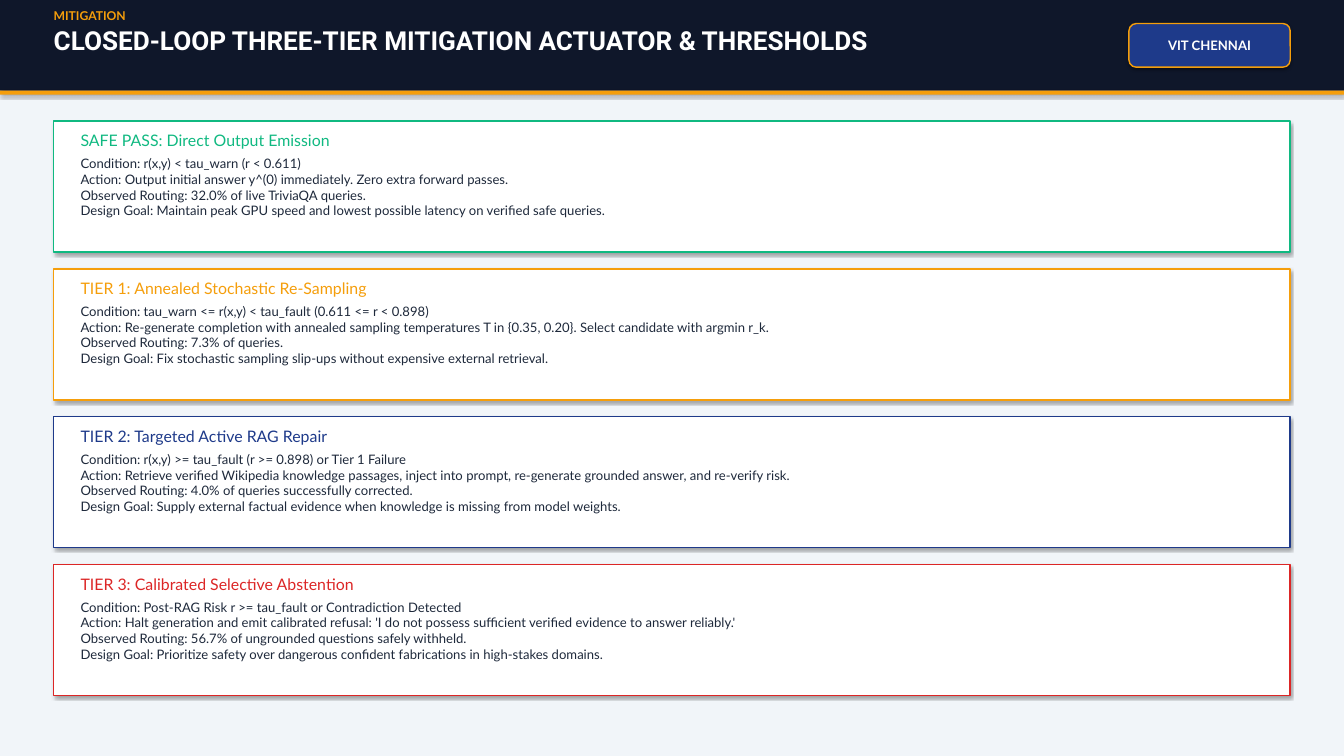
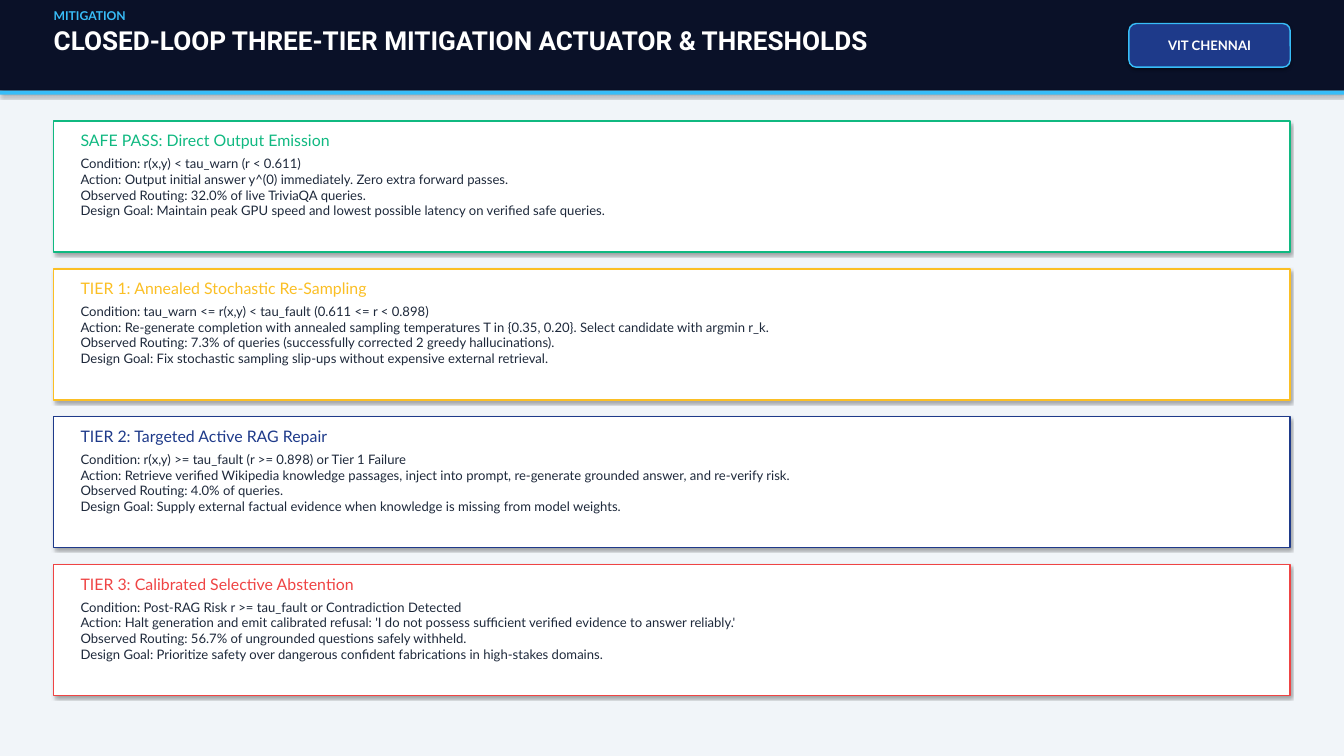
Before and after one commit to yogeshravi19/trueguard, a slide deck: slide 23 of CAPSTONE/FINAL_TRUEGUARD_PRESENTATION.pptx. Drawn at 1344x756 pixels with LibreOffice and Linux fonts; fonts in the diff are those of the drawing. Boxes give left, top, right and bottom in pixels: in the first picture for what was removed or moved away, otherwise in the second. Text is boxed around its words. In the diff, an @@ line names an element or a change of style, - is before the commit and + after.

```diff
--- a/CAPSTONE/FINAL_TRUEGUARD_PRESENTATION.pptx
+++ b/CAPSTONE/FINAL_TRUEGUARD_PRESENTATION.pptx
@@ rectangle at [0, 0, 1344, 91]: fill #0F172A to #0A1128 @@
@@ text at [54, 11, 126, 20]: text colour #F59E0B to #38BDF8 in "MITIGATION" @@
@@ rounded rectangle "VIT CHENNAI" at [1129, 24, 1290, 67]: outline #F59E0B 1.5 pt to #38BDF8 1.5 pt @@
@@ rectangle at [0, 91, 1344, 95]: fill #F59E0B to #38BDF8 @@
@@ rectangle at [54, 269, 1290, 400]: outline #F59E0B 1.5 pt to #FBBF24 1.5 pt @@
@@ text at [81, 282, 367, 297]: text colour #F59E0B to #FBBF24 in "TIER 1: Annealed Stochastic Re-Sampling" @@
@@ text at [81, 306, 768, 366]: text changed @@
-Condition: tau_warn <= r(x,y) < tau_fault (0.611 <= r < 0.898)
-Action: Re-generate completion with annealed sampling temperatures T in {0.35, 0.20}. Select candidate with argmin r_k.
-Observed Routing: 7.3% of queries.
-Design Goal: Fix stochastic sampling slip-ups without expensive external retrieval.
+Condition: tau_warn <= r(x,y) < tau_fault (0.611 <= r < 0.898)
+Action: Re-generate completion with annealed sampling temperatures T in {0.35, 0.20}. Select candidate with argmin r_k.
+Observed Routing: 7.3% of queries (successfully corrected 2 greedy hallucinations).
+Design Goal: Fix stochastic sampling slip-ups without expensive external retrieval.
@@ text at [81, 454, 789, 514]: text changed @@
-Condition: r(x,y) >= tau_fault (r >= 0.898) or Tier 1 Failure
-Action: Retrieve verified Wikipedia knowledge passages, inject into prompt, re-generate grounded answer, and re-verify risk.
-Observed Routing: 4.0% of queries successfully corrected.
-Design Goal: Supply external factual evidence when knowledge is missing from model weights.
+Condition: r(x,y) >= tau_fault (r >= 0.898) or Tier 1 Failure
+Action: Retrieve verified Wikipedia knowledge passages, inject into prompt, re-generate grounded answer, and re-verify risk.
+Observed Routing: 4.0% of queries.
+Design Goal: Supply external factual evidence when knowledge is missing from model weights.
@@ rectangle at [54, 564, 1290, 696]: outline #DC2626 1.5 pt to #EF4444 1.5 pt @@
@@ text at [81, 578, 354, 590]: text colour #DC2626 to #EF4444 in "TIER 3: Calibrated Selective Abstention" @@
```
Also in this commit, not shown: 29 other slides changed, 14 other files.
